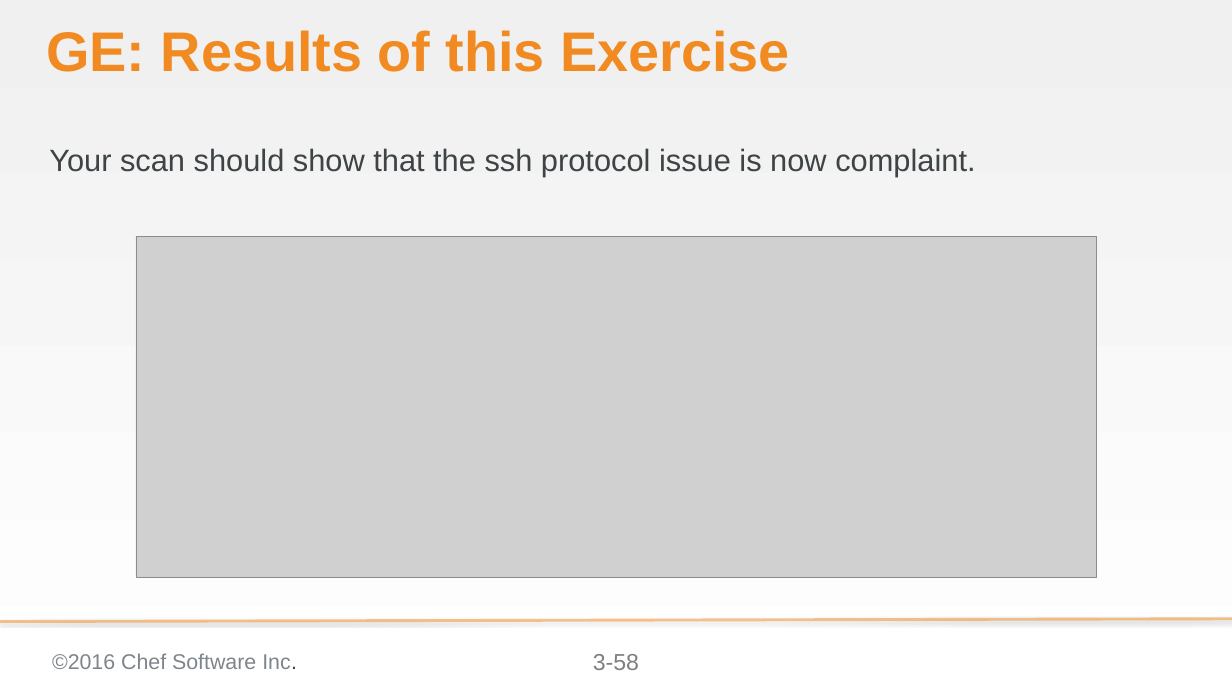
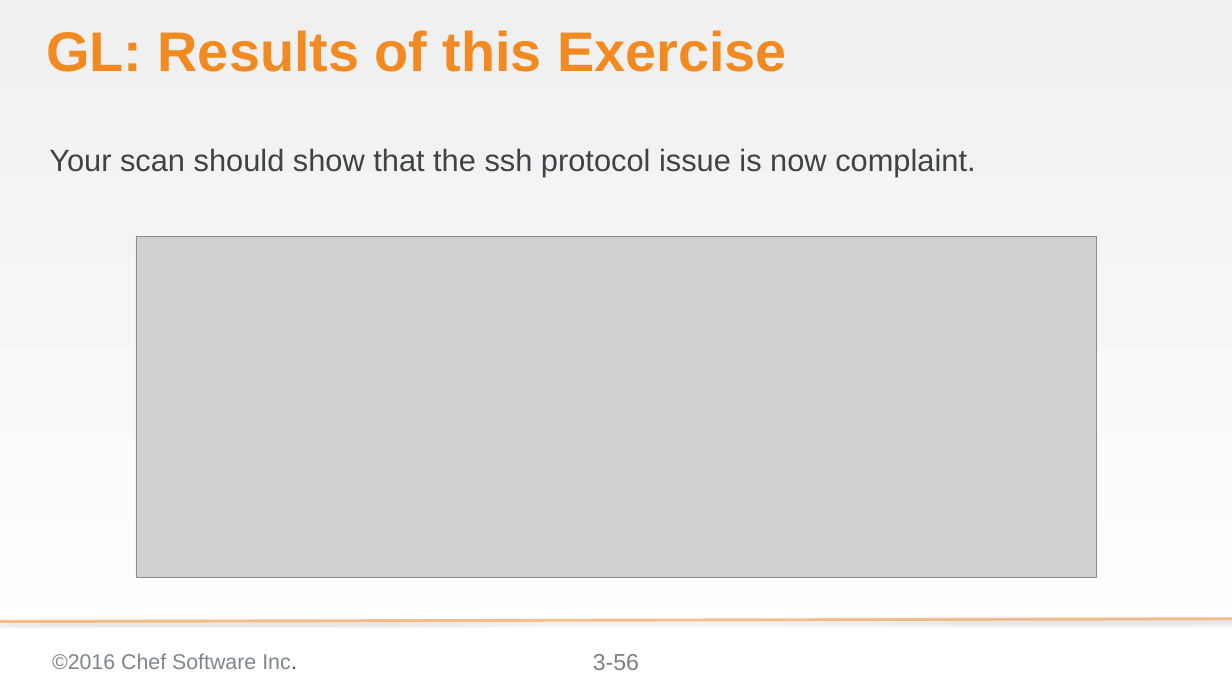
Before and after one commit to bchamby/chef-compliance-installation-configuration-operation, a slide deck: slide 56 of 03-initial-configuration-scans.pptx (slide 58 before the commit). Drawn at 1232x693 pixels with LibreOffice and Linux fonts; fonts in the diff are those of the drawing; grey boxes stand for pictures; background and template pictures are left out. Boxes give left, top, right and bottom in pixels: in the first picture for what was removed or moved away, otherwise in the second. Text is boxed around its words. In the diff, an @@ line names an element or a change of style, - is before the commit and + after.

```diff
--- a/03-initial-configuration-scans.pptx
+++ b/03-initial-configuration-scans.pptx
@@ title at [46, 30, 787, 72]: text changed @@
-GE: Results of this Exercise
+GL: Results of this Exercise
@@ page number at [593, 654, 639, 670]: text changed @@
-3-58
+3-56
```
Also in this commit, not shown: 40 other slides changed, 3 slides removed, 2 other files.
